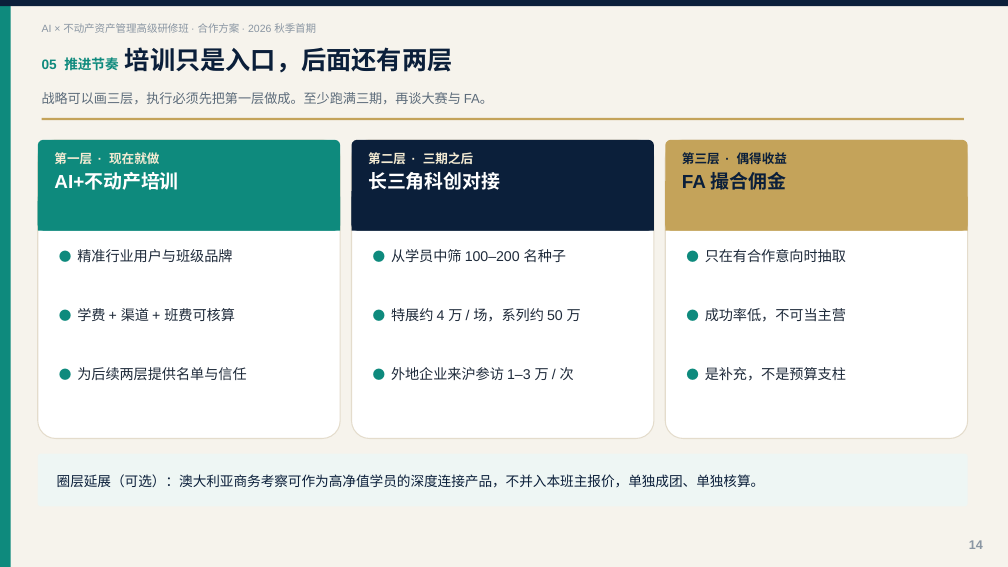
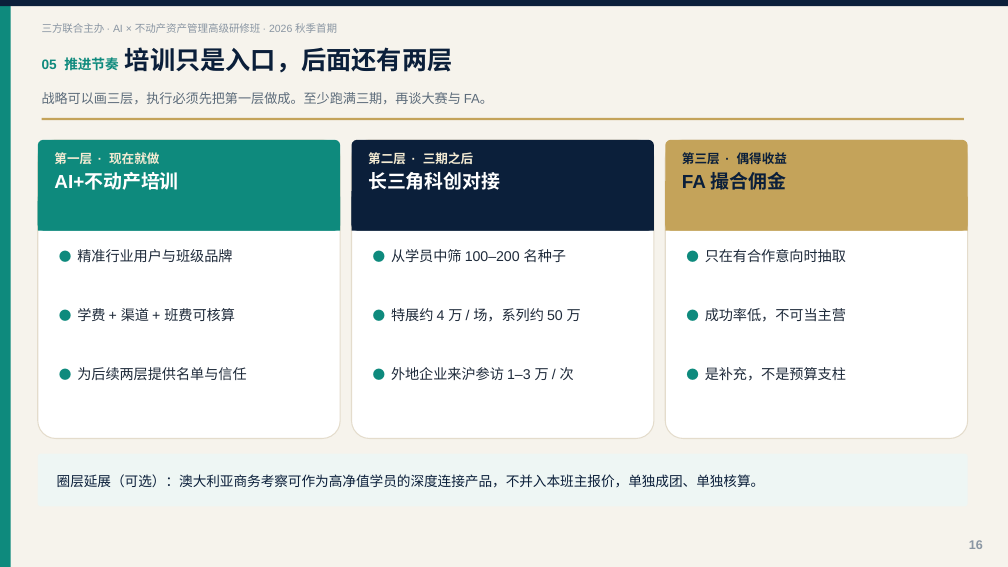
Before and after one commit to hujigang2010-maker/AIDEN, a slide deck: slide 16 of output/AI+不动产资产管理高级研修班_合作方案.pptx (slide 14 before the commit). Drawn at 1008x567 pixels with LibreOffice and Linux fonts; fonts in the diff are those of the drawing. Boxes give left, top, right and bottom in pixels: in the first picture for what was removed or moved away, otherwise in the second. Text is boxed around its words. In the diff, an @@ line names an element or a change of style, - is before the commit and + after.

```diff
--- a/output/AI+不动产资产管理高级研修班_合作方案.pptx
+++ b/output/AI+不动产资产管理高级研修班_合作方案.pptx
@@ text at (x1=42, y1=23, x2=337, y2=33): text changed @@
-AI × 不动产资产管理高级研修班 · 合作方案 · 2026 秋季首期
+三方联合主办 · AI × 不动产资产管理高级研修班 · 2026 秋季首期
```
Also in this commit, not shown: 14 other slides changed, 4 slides added, 2 slides removed, 2 other files.
